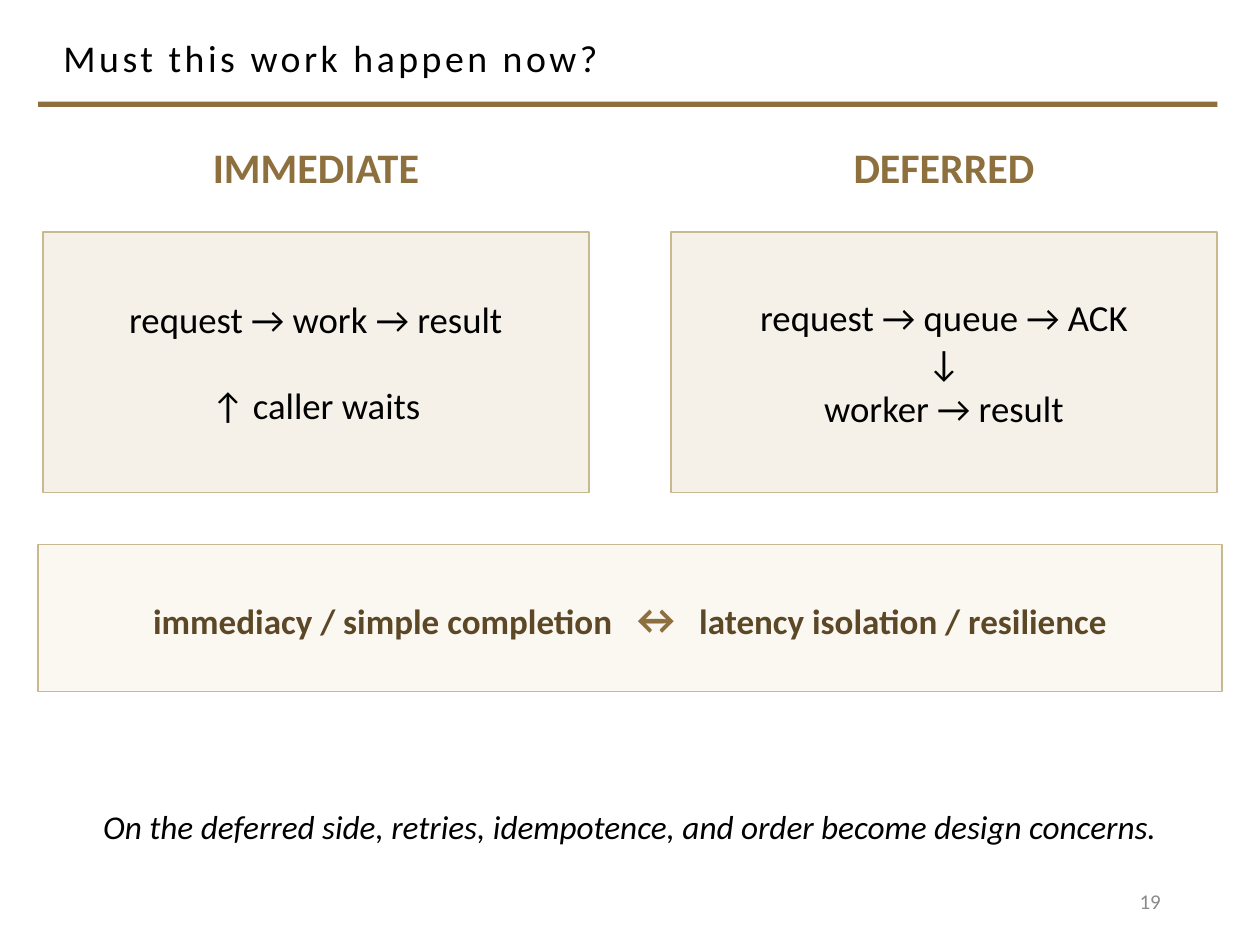
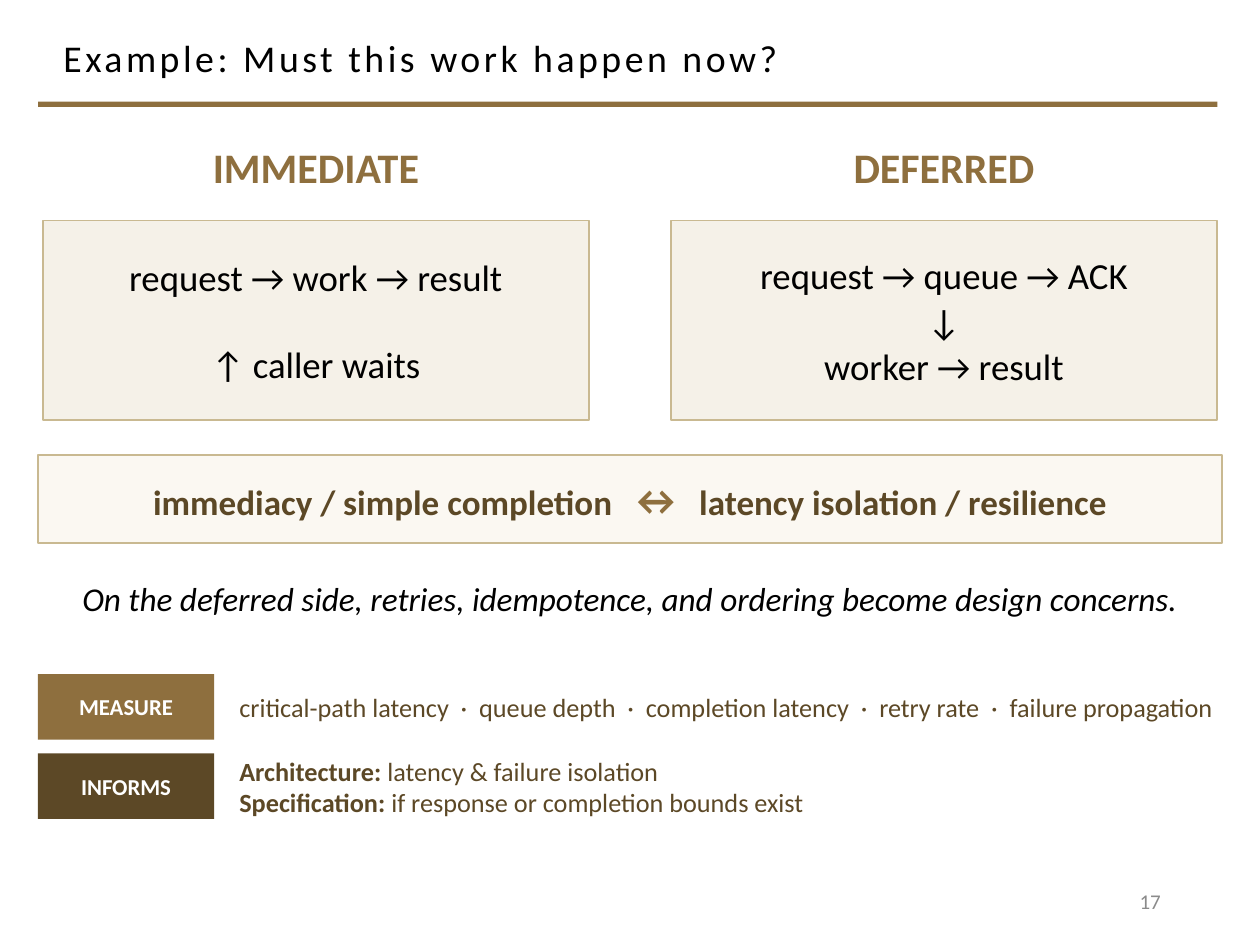
Before and after one commit to davisjam/model-based-agentic-software-engineering, a slide deck: slide 17 of course/lectures/act-1-foundations/07-design/1-7-Design.pptx (slide 19 before the commit). Drawn at 1260x945 pixels with LibreOffice and Linux fonts; fonts in the diff are those of the drawing; background and template pictures are left out. Boxes give left, top, right and bottom in pixels: in the first picture for what was removed or moved away, otherwise in the second. Text is boxed around its words. In the diff, an @@ line names an element or a change of style, - is before the commit and + after.

```diff
--- a/course/lectures/act-1-foundations/07-design/1-7-Design.pptx
+++ b/course/lectures/act-1-foundations/07-design/1-7-Design.pptx
@@ title at <box>63,45,777,78</box>: text changed @@
-Must this work happen now?
+Example: Must this work happen now?
@@ rectangle "request → work → result": place and size @@
-rectangle "request → work → result" at <box>43,232,588,493</box>
+rectangle "request → work → result" at <box>43,220,588,421</box>
@@ rectangle "request → queue → ACK": place and size @@
-rectangle "request → queue → ACK" at <box>672,232,1217,493</box>
+rectangle "request → queue → ACK" at <box>672,220,1217,421</box>
@@ rectangle "immediacy / simple completion ↔ ...": place and size @@
-rectangle "immediacy / simple completion ↔ ..." at <box>38,544,1222,692</box>
+rectangle "immediacy / simple completion ↔ ..." at <box>38,455,1222,543</box>
@@ text at <box>82,588,1177,617</box>: text changed @@
-On the deferred side, retries, idempotence, and order become design concerns.
+On the deferred side, retries, idempotence, and ordering become design concerns.
@@ group added at <box>38,674,1212,819</box>: 2 rectangles, 2 texts @@
+MEASURE
+critical-path latency · queue depth · completion latency · retry rate · failure propagation
+INFORMS
+Architecture: latency & failure isolation
+Specification: if response or completion bounds exist
@@ page number at <box>1140,895,1161,909</box>: text changed @@
-19
+17
```
Also in this commit, not shown: 18 other slides changed, 11 slides added, 10 slides removed.
